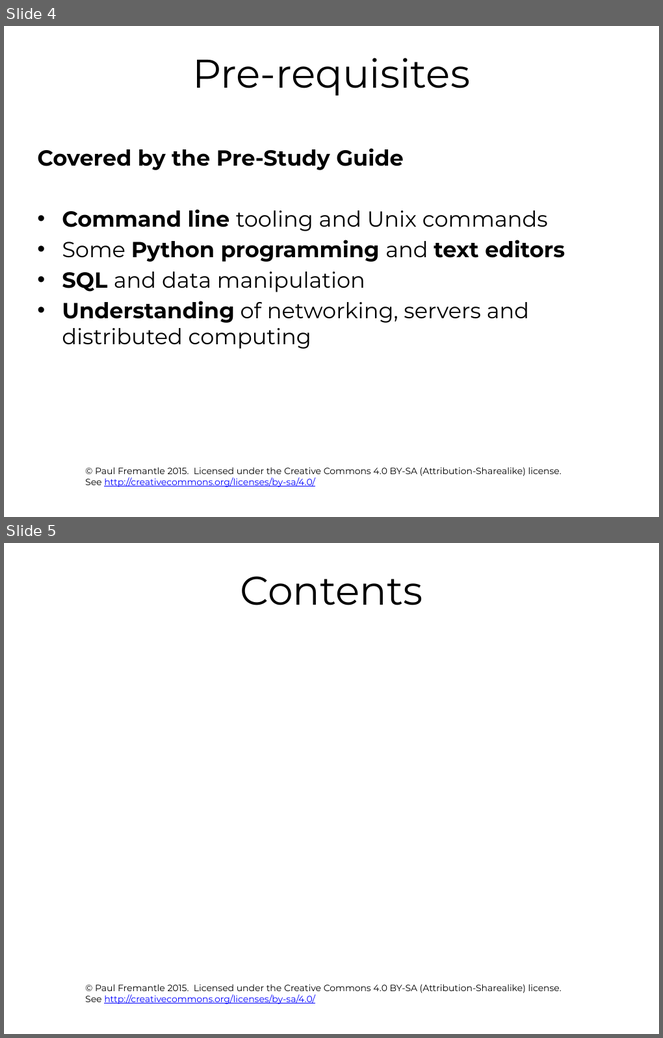
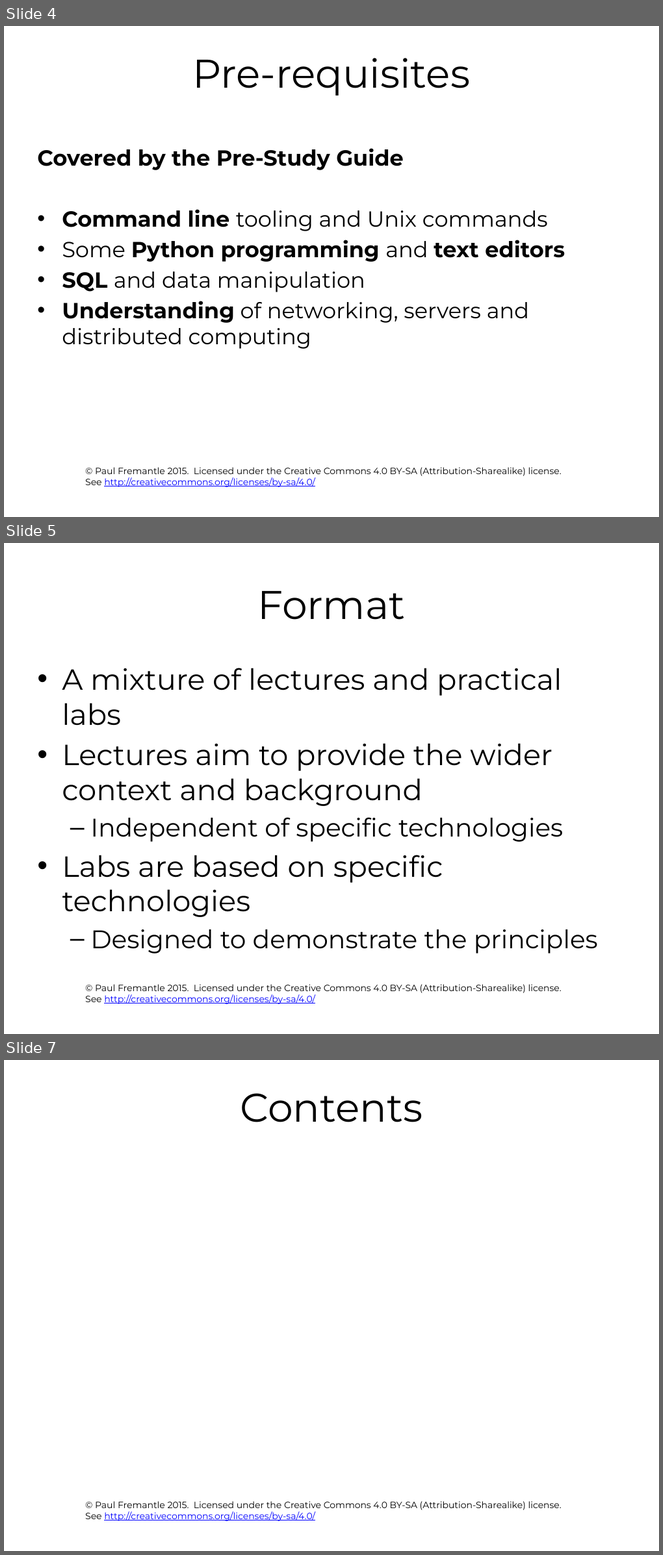
Before and after one commit to pzfreo/ox-clo, a slide deck: pres-source/00-intro.pptx. Shown one above the other, each under a label of ours: slides 4 and 5 before the commit, slides 4, 5 and 7 after it; the slides between them are not shown. The pictures are 663x1038 and 663x1555 pixels, drawn with LibreOffice and Linux fonts; fonts in the diff are those of the drawing; background and template pictures are left out. Boxes give left, top, right and bottom in pixels: in the first picture for what was removed or moved away, otherwise in the second. Text is boxed around its words. In the diff, an @@ line names an element or a change of style, - is before the commit and + after.

```diff
--- a/pres-source/00-intro.pptx
+++ b/pres-source/00-intro.pptx
@@ slide 5 added at <box>4,543,659,1034</box>, background #FFFFFF; not listed: 1 template element that a slide beside it also shows @@
@@ title added at <box>258,591,405,620</box>, 44 pt, text #000000 @@
+Format
@@ text added at <box>62,668,598,954</box>, 32 pt, text #000000 @@
+• A mixture of lectures and practical labs
+• Lectures aim to provide the wider context and background
+  – Independent of specific technologies
+• Labs are based on specific technologies
+  – Designed to demonstrate the principles
@@ what was slide 5 is now slide 7 @@
```
Also in this commit, not shown: 2 slides changed, 1 other slide added, 8 other files.
